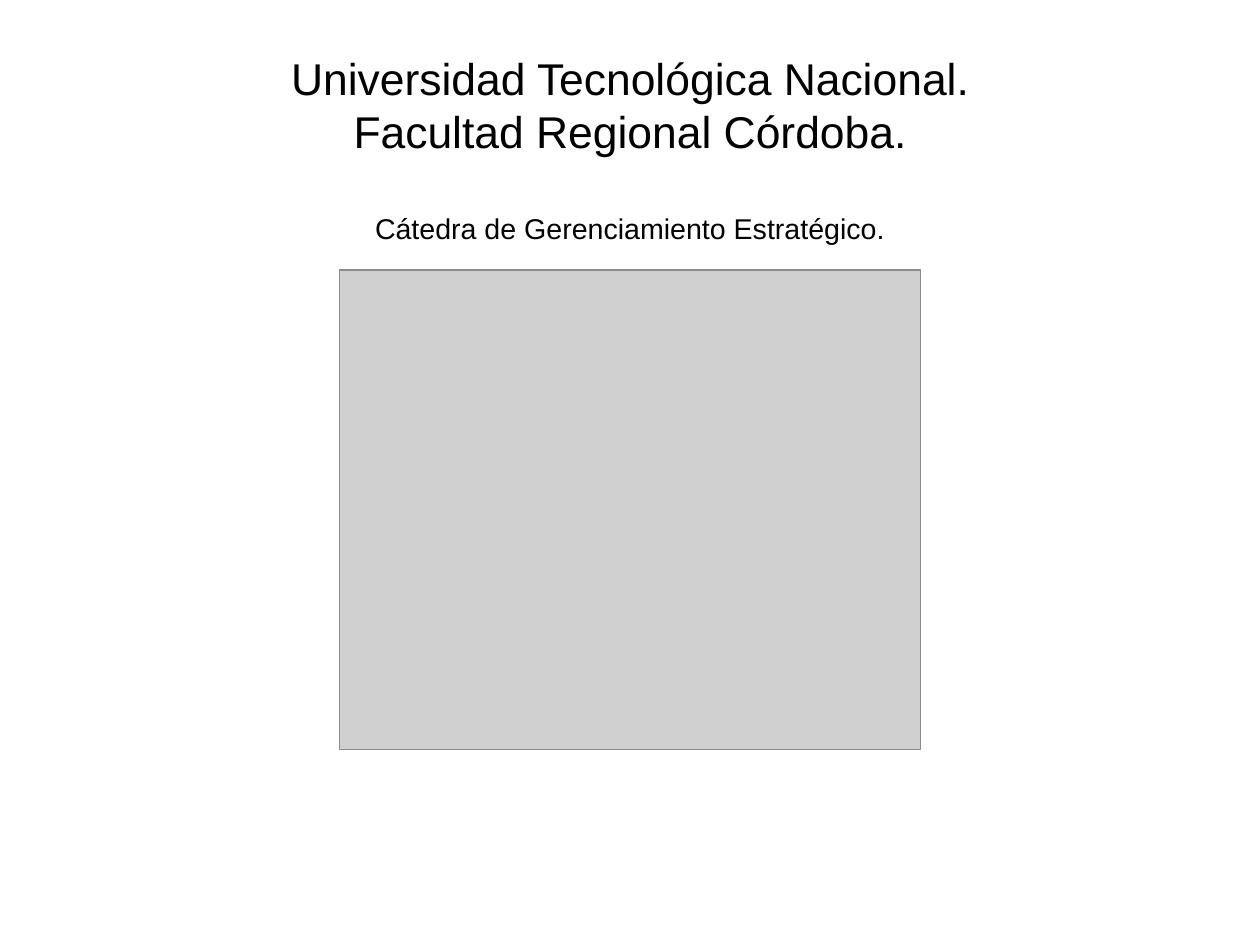
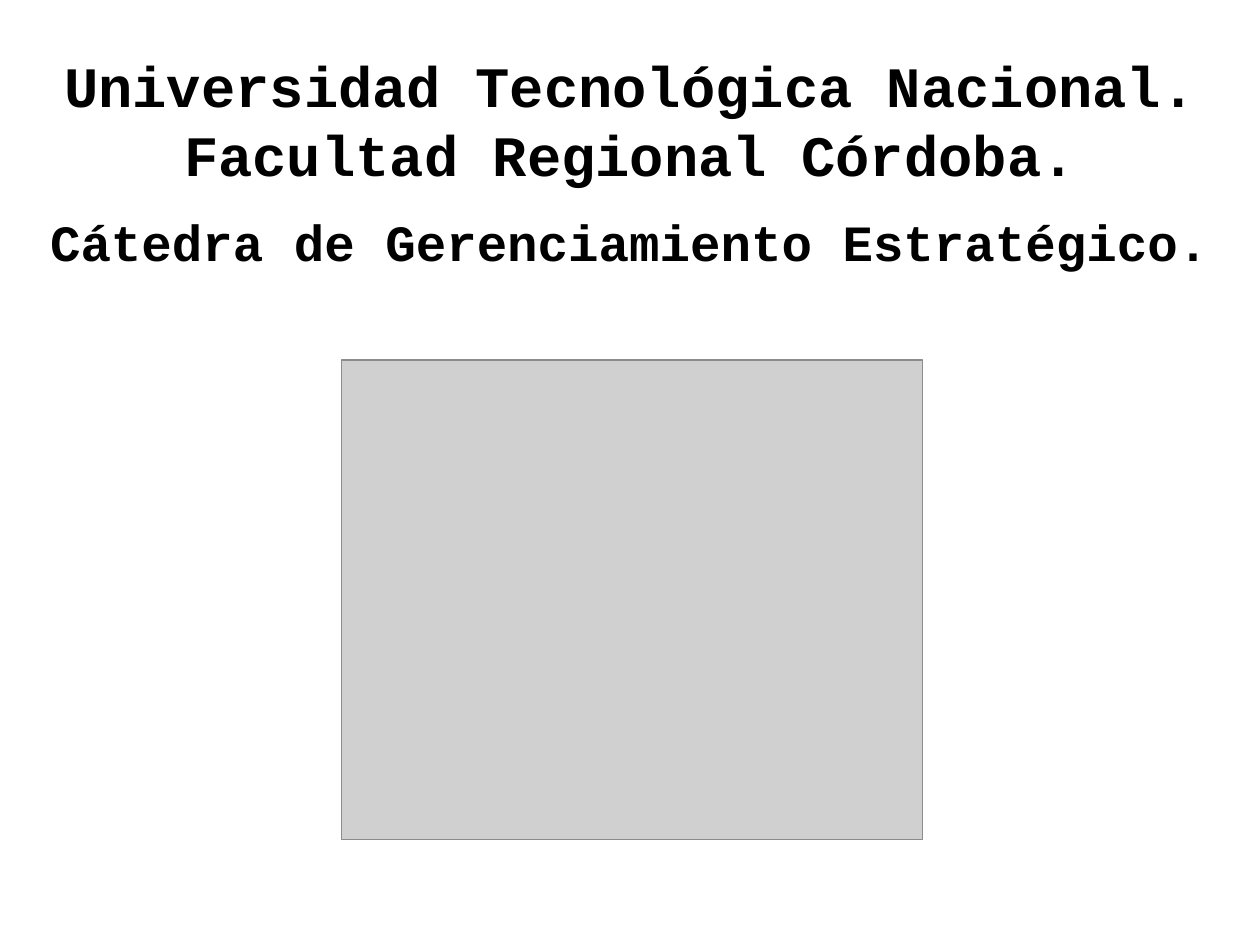
Before and after one commit to leliel12/jbc-utn, a slide deck: slide 1 of 5to/ger_est/kenya_p.odp. Drawn at 1260x945 pixels with LibreOffice and Linux fonts; fonts in the diff are those of the drawing; grey boxes stand for pictures. Boxes give left, top, right and bottom in pixels: in the first picture for what was removed or moved away, otherwise in the second. Text is boxed around its words. In the diff, an @@ line names an element or a change of style, - is before the commit and + after.

```diff
--- a/5to/ger_est/kenya_p.odp
+++ b/5to/ger_est/kenya_p.odp
@@ text "Universidad Tecnológica Nacional." moved from (x1=291, y1=62, x2=969, y2=244) to (x1=50, y1=66, x2=1209, y2=272) @@
@@ text "Universidad Tecnológica Nacional." at (x1=50, y1=66, x2=1209, y2=272): size 28 to 36 pt in "Universidad Tecnológica Nacional.", "Facultad Regional Córdoba."; font Arial to Courier New, bold on; size 18 to 32 pt in "Cátedra de Gerenciamiento Estratégico." @@
@@ picture moved from (x1=340, y1=270, x2=920, y2=750) to (x1=342, y1=360, x2=923, y2=840) @@
```
Also in this commit, not shown: 3 other slides changed, 13 slides added, 2 slides removed, 3 other files.
